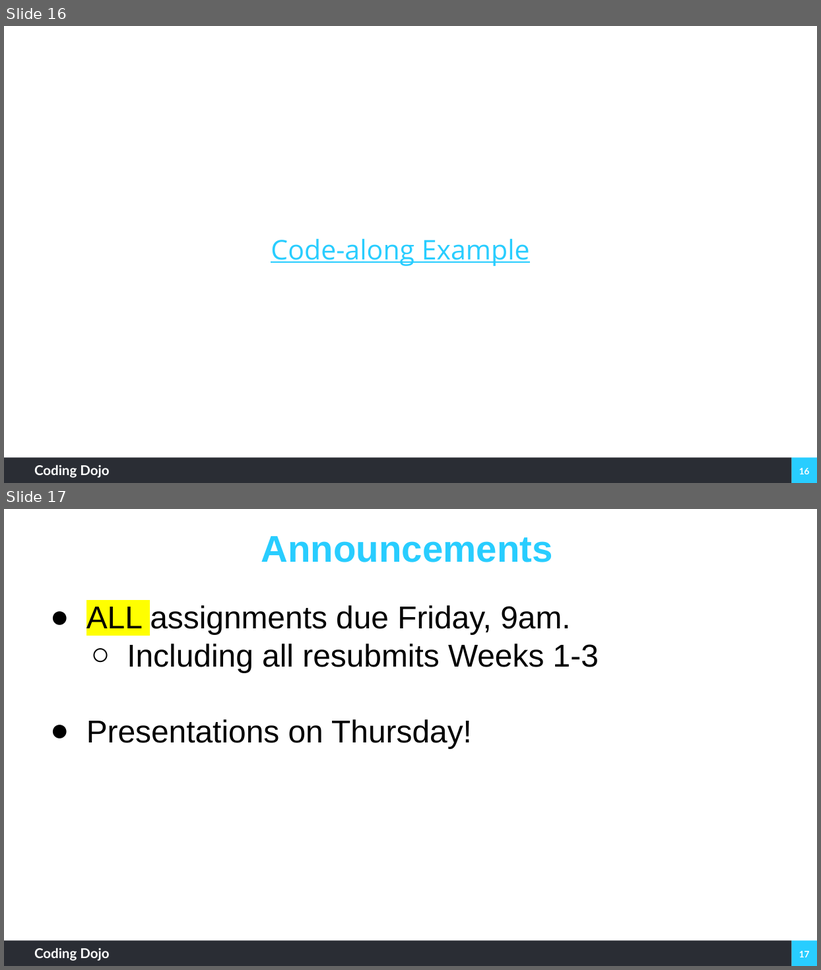
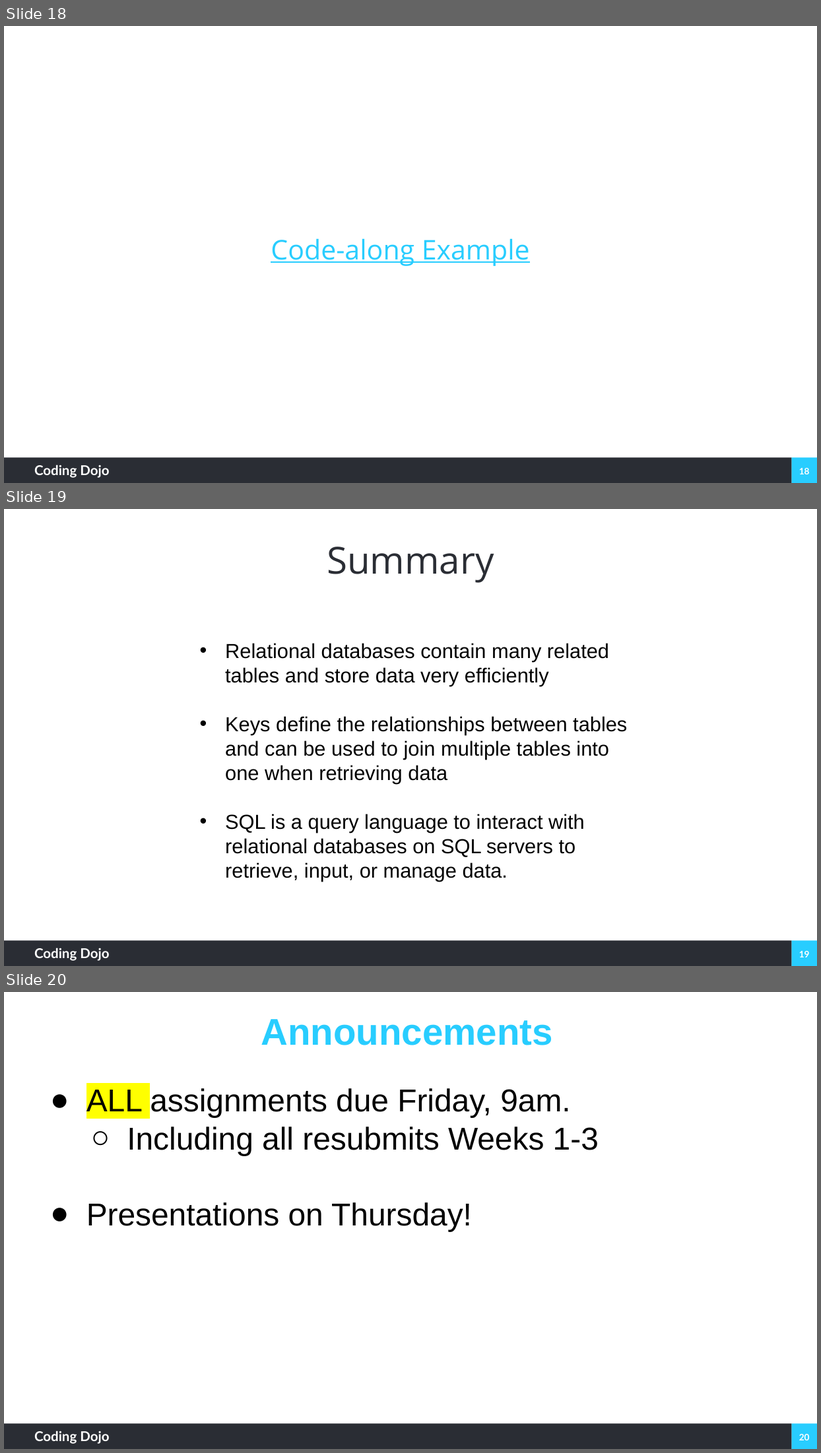
Before and after one commit to coding-dojo-data-science/week-12-lecture-1-SQL, a slide deck: SQL Basics.pptx. Shown one above the other, each under a label of ours: slides 16 and 17 before the commit, slides 18, 19 and 20 after it. The pictures are 821x970 and 821x1453 pixels, drawn with LibreOffice and Linux fonts; fonts in the diff are those of the drawing; background and template pictures are left out. Boxes give left, top, right and bottom in pixels: in the first picture for what was removed or moved away, otherwise in the second. Text is boxed around its words. In the diff, an @@ line names an element or a change of style, - is before the commit and + after.

```diff
--- a/SQL Basics.pptx
+++ b/SQL Basics.pptx
@@ slide 19 added at <box>4,509,817,966</box>, background #FFFFFF; not listed: 4 template elements that a slide beside it also shows @@
@@ title added at <box>327,547,494,583</box>, 33 pt, text #2A2D34 @@
+Summary
@@ text added at <box>225,643,627,881</box>, 18 pt, text #000000 @@
+• Relational databases contain many related tables and store data very efficiently
+• Keys define the relationships between tables and can be used to join multiple tables into one when retrieving data
+• SQL is a query language to interact with relational databases on SQL servers to retrieve, input, or manage data.
@@ what was slide 16 is now slide 18 @@
@@ page number at <box>799,468,810,475</box>: text changed @@
-16
+18
@@ what was slide 17 is now slide 20 @@
@@ page number at <box>799,1434,810,1441</box>: text changed @@
-17
+20
```
Also in this commit, not shown: 4 slides changed, 2 other slides added, 1 slide removed, 2 other files.
